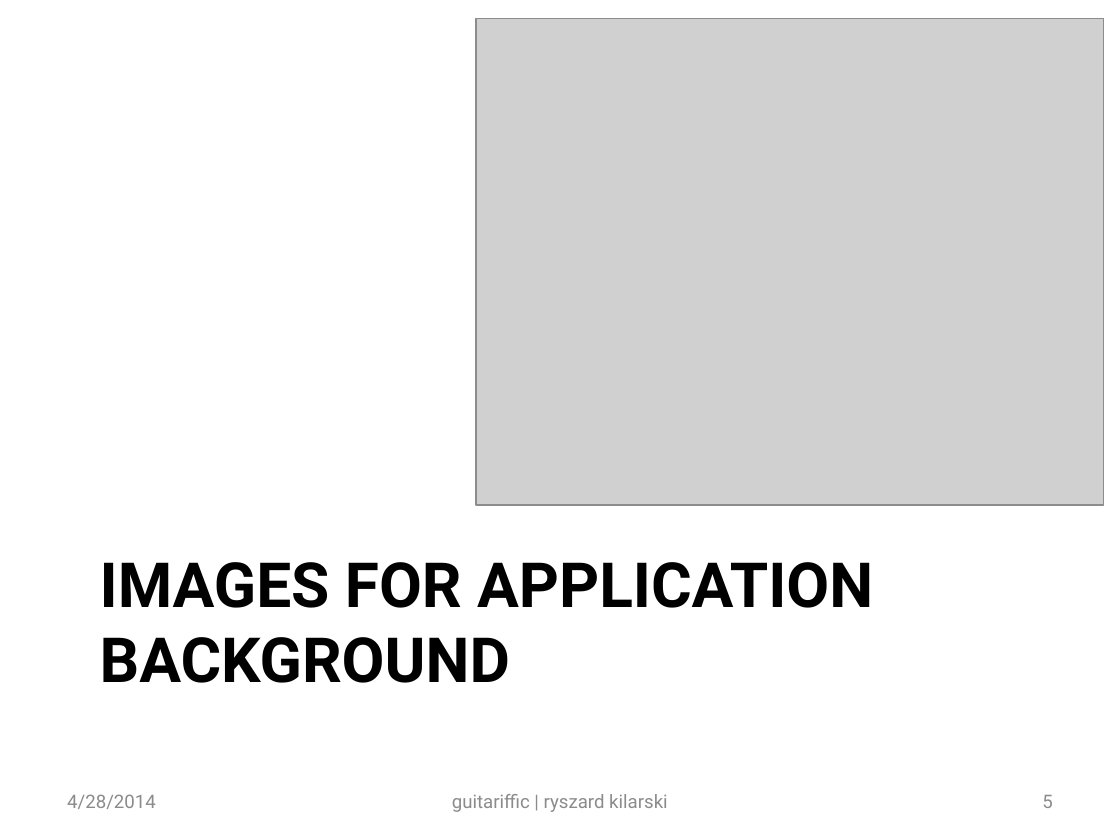
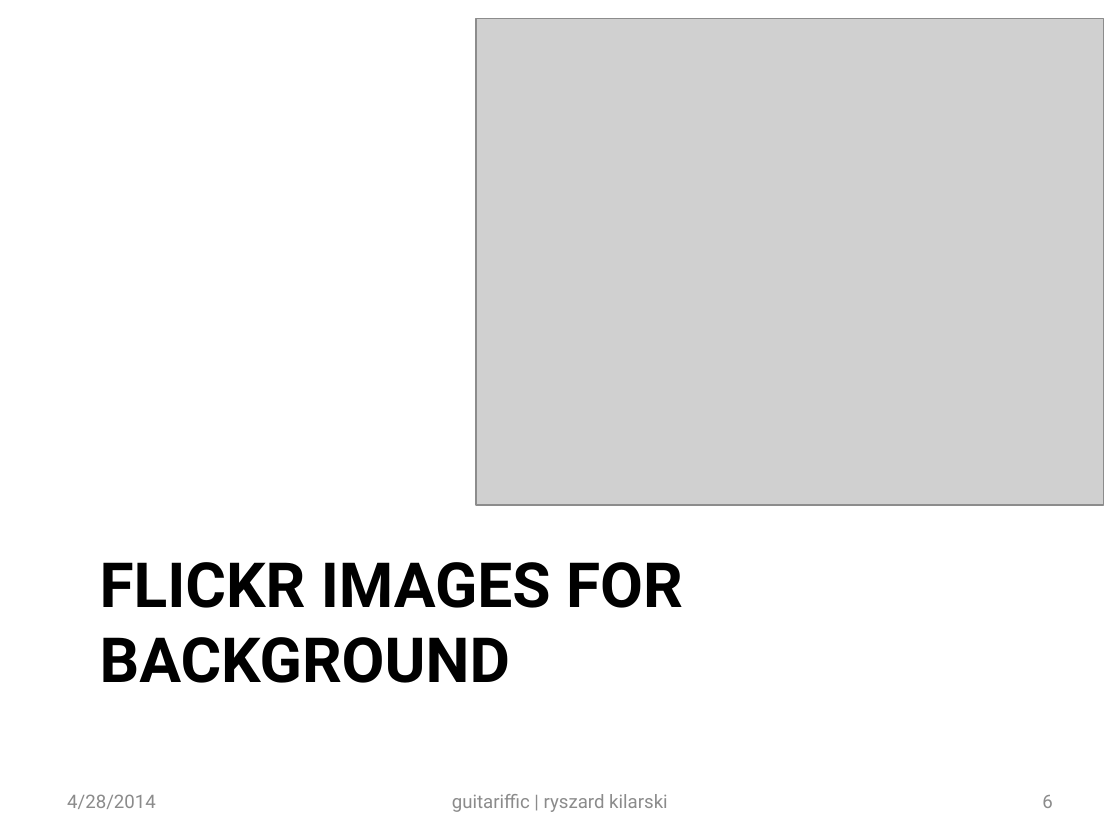
Before and after one commit to rkilarski/ryski-coding, a slide deck: slide 6 of guitarifficWS/Guitariffic Presentation.pptx (slide 5 before the commit). Drawn at 1120x840 pixels with LibreOffice and Linux fonts; fonts in the diff are those of the drawing; grey boxes stand for pictures. Boxes give left, top, right and bottom in pixels: in the first picture for what was removed or moved away, otherwise in the second. Text is boxed around its words. In the diff, an @@ line names an element or a change of style, - is before the commit and + after.

```diff
--- a/guitarifficWS/Guitariffic Presentation.pptx
+++ b/guitarifficWS/Guitariffic Presentation.pptx
@@ title at [100, 562, 683, 683]: text changed @@
-IMAGES FOR APPLICATION BACKGROUND
+FLICKR IMAGES FOR BACKGROUND
@@ page number at [1042, 795, 1052, 808]: text changed @@
-5
+6
```
Also in this commit, not shown: 3 other slides changed, 1 slide added.
